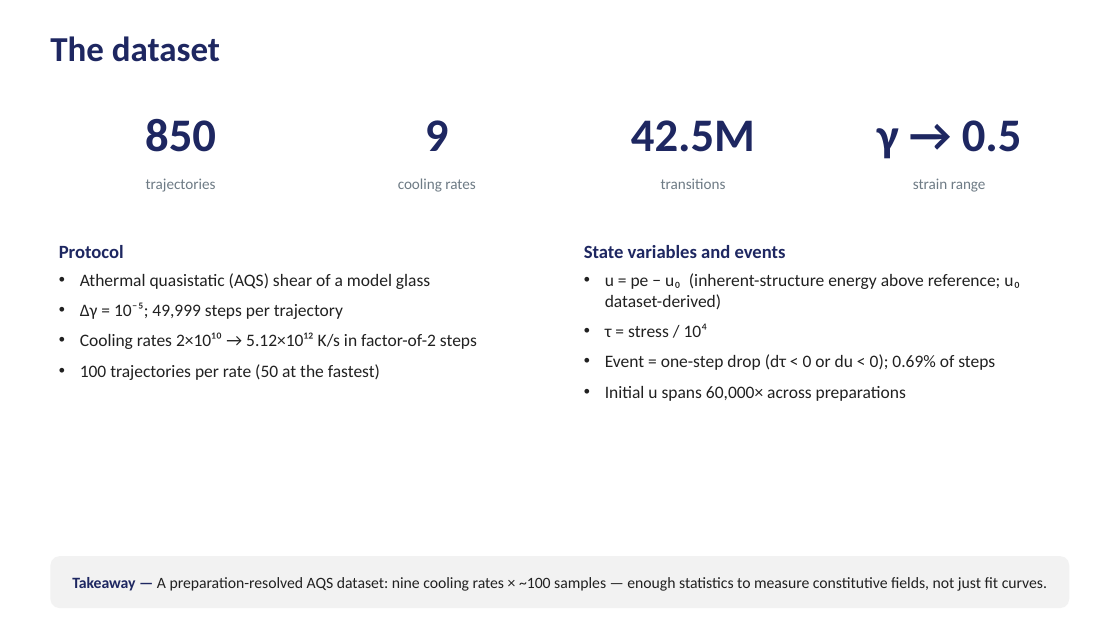
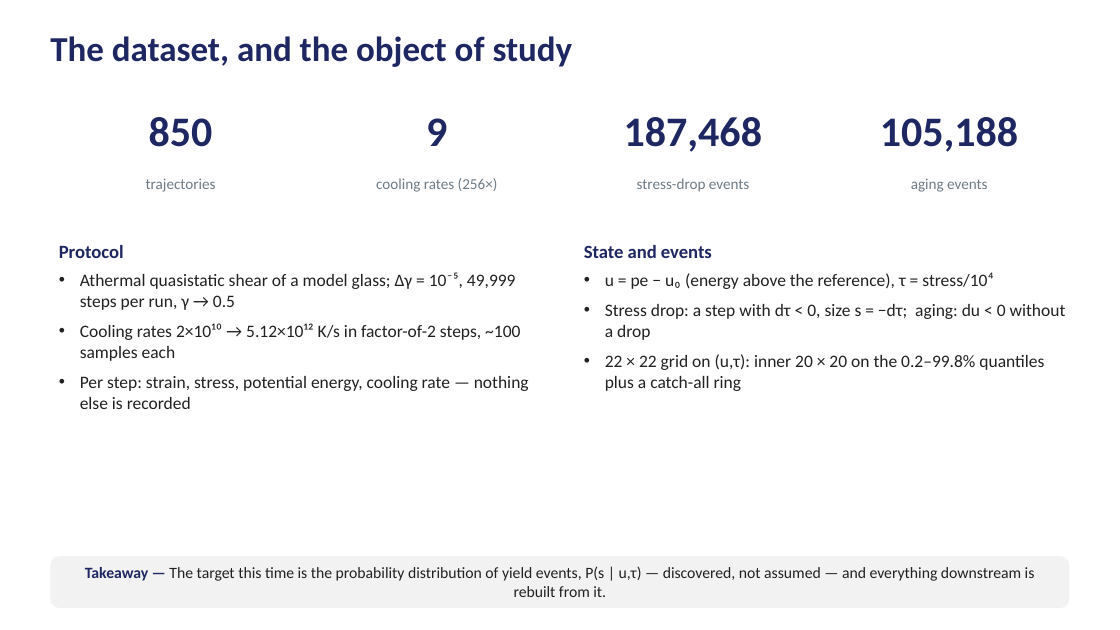
Before and after one commit to Samc73/SEEM, a slide deck: slide 2 of SEEM_project_deck.pptx. Drawn at 1120x630 pixels with LibreOffice and Linux fonts; fonts in the diff are those of the drawing. Boxes give left, top, right and bottom in pixels: in the first picture for what was removed or moved away, otherwise in the second. Text is boxed around its words. In the diff, an @@ line names an element or a change of style, - is before the commit and + after.

```diff
--- a/SEEM_project_deck.pptx
+++ b/SEEM_project_deck.pptx
@@ text at bbox=[50, 36, 573, 67]: text changed @@
-The dataset
+The dataset, and the object of study
@@ text "850" at bbox=[149, 117, 213, 147]: size 40 to 36 pt @@
@@ text "9" at bbox=[426, 118, 447, 146]: size 40 to 36 pt @@
@@ text at bbox=[624, 117, 762, 152]: text changed; size 40 to 36 pt @@
-42.5M
+187,468
@@ text at bbox=[880, 117, 1018, 152]: text changed; size 40 to 36 pt @@
-γ → 0.5
+105,188
@@ text at bbox=[376, 178, 498, 192]: text changed @@
-cooling rates
+cooling rates (256×)
@@ text at bbox=[637, 178, 749, 192]: text changed @@
-transitions
+stress-drop events
@@ text at bbox=[911, 178, 987, 192]: text changed @@
-strain range
+aging events
@@ text at bbox=[584, 245, 1066, 391]: text changed @@
-State variables and events
-• u = pe − u₀ (inherent-structure energy above reference; u₀ dataset-derived)
-• τ = stress / 10⁴
-• Event = one-step drop (dτ < 0 or du < 0); 0.69% of steps
-• Initial u spans 60,000× across preparations
+State and events
+• u = pe − u₀ (energy above the reference), τ = stress/10⁴
+• Stress drop: a step with dτ < 0, size s = −dτ; aging: du < 0 without a drop
+• 22 × 22 grid on (u,τ): inner 20 × 20 on the 0.2–99.8% quantiles plus a catch-all ring
@@ text at bbox=[80, 272, 529, 409]: text changed @@
-• Athermal quasistatic (AQS) shear of a model glass
-• Δγ = 10⁻⁵; 49,999 steps per trajectory
-• Cooling rates 2×10¹⁰ → 5.12×10¹² K/s in factor-of-2 steps
-• 100 trajectories per rate (50 at the fastest)
+• Athermal quasistatic shear of a model glass; Δγ = 10⁻⁵, 49,999 steps per run, γ → 0.5
+• Cooling rates 2×10¹⁰ → 5.12×10¹² K/s in factor-of-2 steps, ~100 samples each
+• Per step: strain, stress, potential energy, cooling rate — nothing else is recorded
@@ text in rounded rectangle at bbox=[85, 566, 1035, 597]: text changed @@
-Takeaway — A preparation-resolved AQS dataset: nine cooling rates × ~100 samples — enough statistics to measure constitutive fields, not just fit curves.
+Takeaway — The target this time is the probability distribution of yield events, P(s | u,τ) — discovered, not assumed — and everything downstream is rebuilt from it.
```
Also in this commit, not shown: 3 other slides changed, 16 slides added, 10 slides removed, 2 other files.
